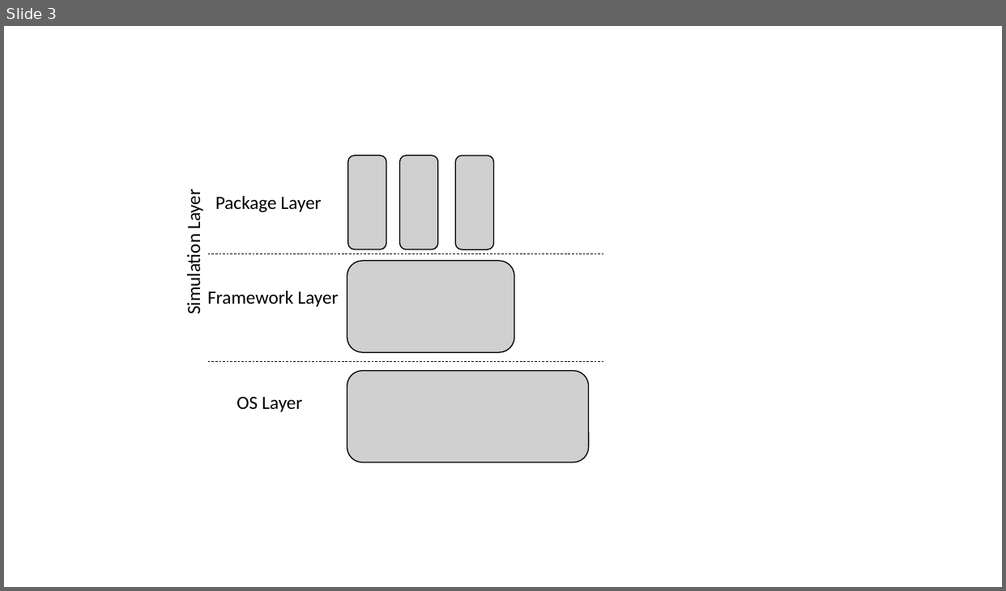
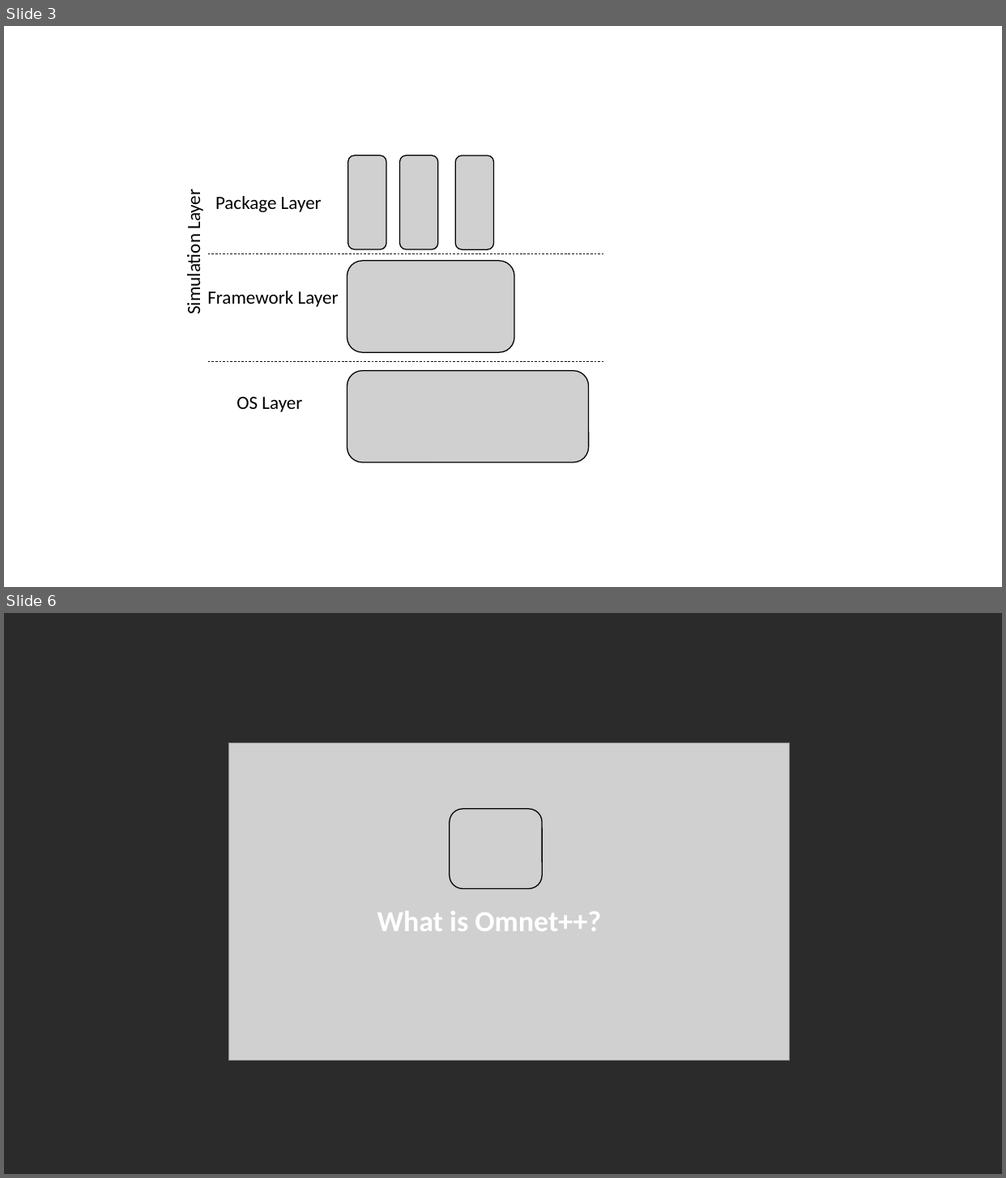
Before and after one commit to routinestation/SimuLTE_Installation, a slide deck: Pictures/Presentation1.pptx. Shown one above the other, each under a label of ours: slide 3 before the commit, slides 3 and 6 after it; the slides between them are not shown. The pictures are 1006x591 and 1006x1178 pixels, drawn with LibreOffice and Linux fonts; fonts in the diff are those of the drawing; grey boxes stand for pictures; background and template pictures are left out; a plain dark background stands for a picture behind light text. Boxes give left, top, right and bottom in pixels: in the first picture for what was removed or moved away, otherwise in the second. Text is boxed around its words. In the diff, an @@ line names an element or a change of style, - is before the commit and + after.

```diff
--- a/Pictures/Presentation1.pptx
+++ b/Pictures/Presentation1.pptx
@@ slide 6 added at (x1=4, y1=613, x2=1002, y2=1174), background picture (left out) @@
@@ picture added at (x1=228, y1=743, x2=790, y2=1061) @@
@@ picture added at (x1=450, y1=809, x2=543, y2=889) @@
@@ text added at (x1=377, y1=911, x2=601, y2=931), 28 pt, text #FFFFFF, bold @@
+What is Omnet++?
```
Also in this commit, not shown: 2 other slides added, 3 other files.
